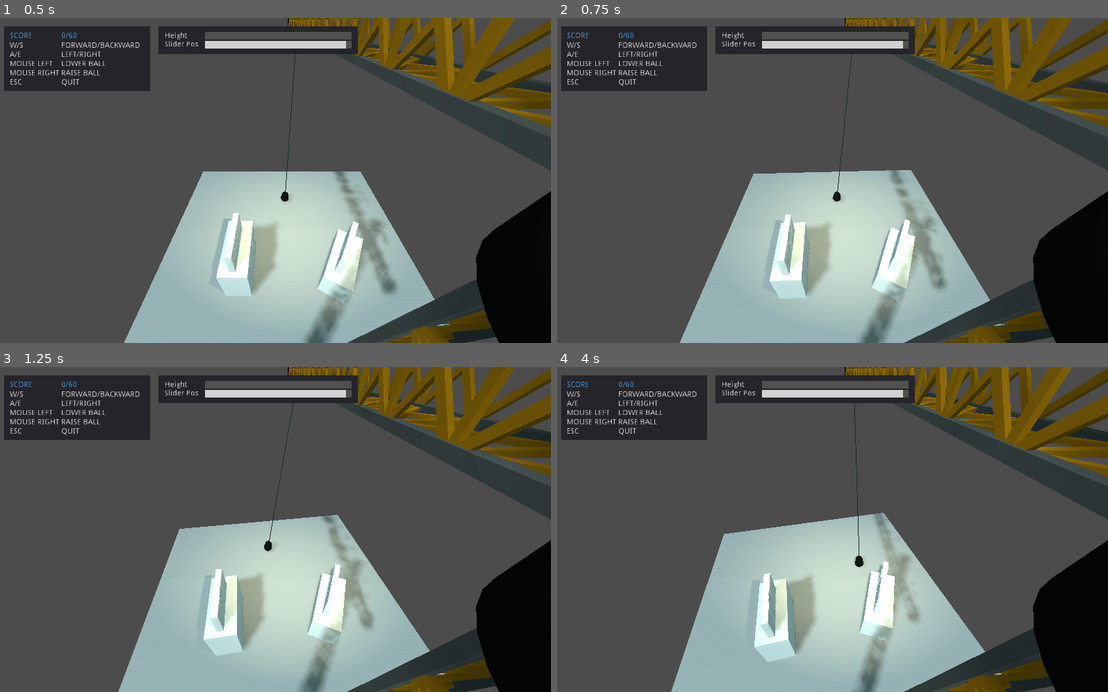
Above: before the commit, frames 1-4 (two rows, left to right).
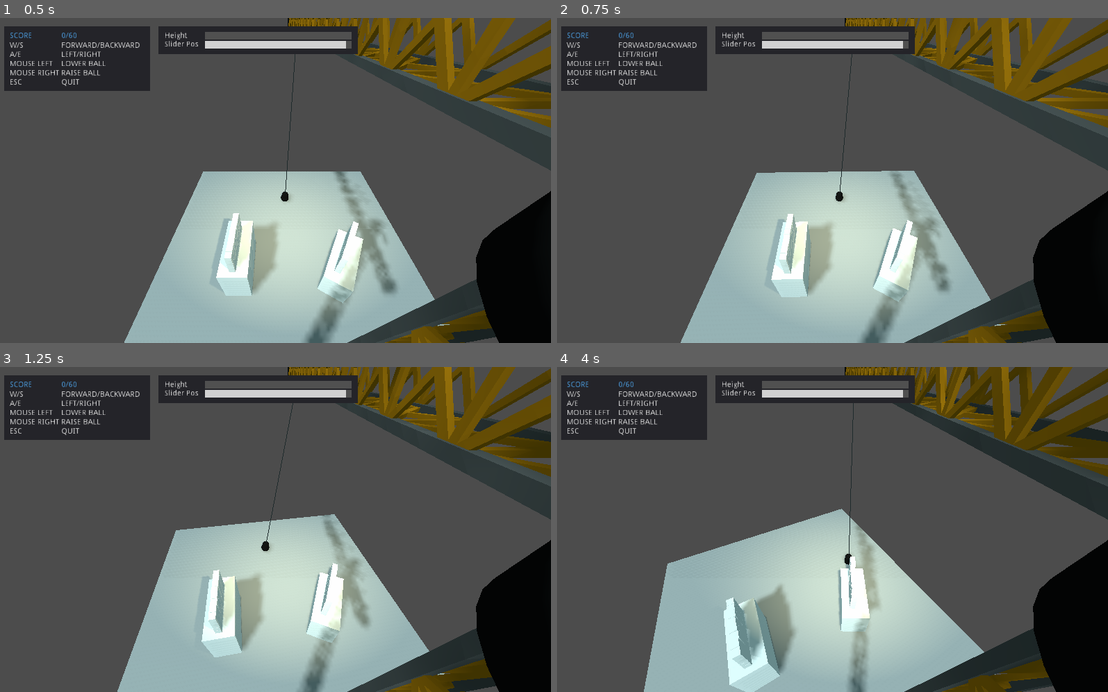
Above: after the commit, the same moments.

Repository: Aroweeri/Get-Rekt
Game: Godot game, scene res://level1.tscn
The game is run twice, just before and just after one commit, with the same random seed, the same clock (stepped at 60 frames per second) and the same inputs.
Inputs (mouse positions are in pixels of both pictures, inside the frame that each line leads up to):
- Up to frame 1 (0.5 s): no input
- Up to frame 2 (0.75 s): tap Enter (restart) at 0.5 s; move the mouse to (953, 164) at 0.52 s; press the mouse at (953, 164) at 0.53 s; hold D (rotate_right) from 0.53 s (still down)
- Up to frame 3 (1.25 s): keep holding D (rotate_right)
- Up to frame 4 (4 s): move the mouse to (716, 545) at 1.27 s; release D (rotate_right) at 1.28 s; release the mouse at (716, 545) at 1.28 s; hold S (backward) 1.28-2.03 s; right-click (716, 545) at 1.35 s; move the mouse to (887, 458) at 2.02 s; press the mouse at (887, 458) at 2.03 s; hold D (rotate_right) 2.03-2.78 s; move the mouse to (804, 594) at 2.77 s; release the mouse at (804, 594) at 2.78 s; hold W (forward) 2.78-3.53 s; right-click (804, 594) at 2.85 s; move the mouse to (997, 578) at 3.52 s; press the mouse at (997, 578) at 3.53 s; hold A (rotate_left) from 3.53 s (still down)

Frame 1 is identical in both runs. In frame 2, 1.6% of the frame differs, in the area x 22-95%, y 0-100%; in frame 3, 1.8%; in frame 4, 14%, in the area x 15-100%, y 0-100%.

Commit message:
Add acceleration/deceleration to crane rotation, and boost max crane speed.

Diff:
--- a/get_rekt/crane.gd
+++ b/get_rekt/crane.gd
@@ -10,6 +10,8 @@
 var sliderPosMin = 1.5;
 var sliderPosMax = 14.5;
 var craneRotation = 0;
+var craneRotationSpeed = 0;
+var craneRotationSpeedMax = 0.1;
 
 func _physics_process(delta):
 	time_counter += delta;
@@ -17,6 +19,11 @@
 		time_counter = 0;
 		$ball.apply_impulse(Vector3(0,0,0), Vector3(0,0,0.01));
 	handleInput(delta);
+
+	craneRotationSpeed *= 0.95;
+	craneRotation = craneRotation + craneRotationSpeed;
+
+
 
 func _process(delta):
 
@@ -42,9 +49,15 @@
 
 	#adjust crane values
 	if(Input.is_action_pressed("rotate_right")):
-		craneRotation -= 0.2*delta;
+		craneRotationSpeed -= 0.02*delta;
+		if(craneRotationSpeed < 0-craneRotationSpeedMax):
+			craneRotationSpeed = 0-craneRotationSpeedMax;
 	elif(Input.is_action_pressed("rotate_left")):
-		craneRotation += 0.2*delta;
+		craneRotationSpeed += 0.02*delta;
+		if(craneRotationSpeed > craneRotationSpeedMax):
+			craneRotationSpeed = craneRotationSpeedMax;
+
+
 	if(Input.is_action_pressed("backward")):
 		sliderPos -= 0.05;
 	elif(Input.is_action_pressed("forward")):
